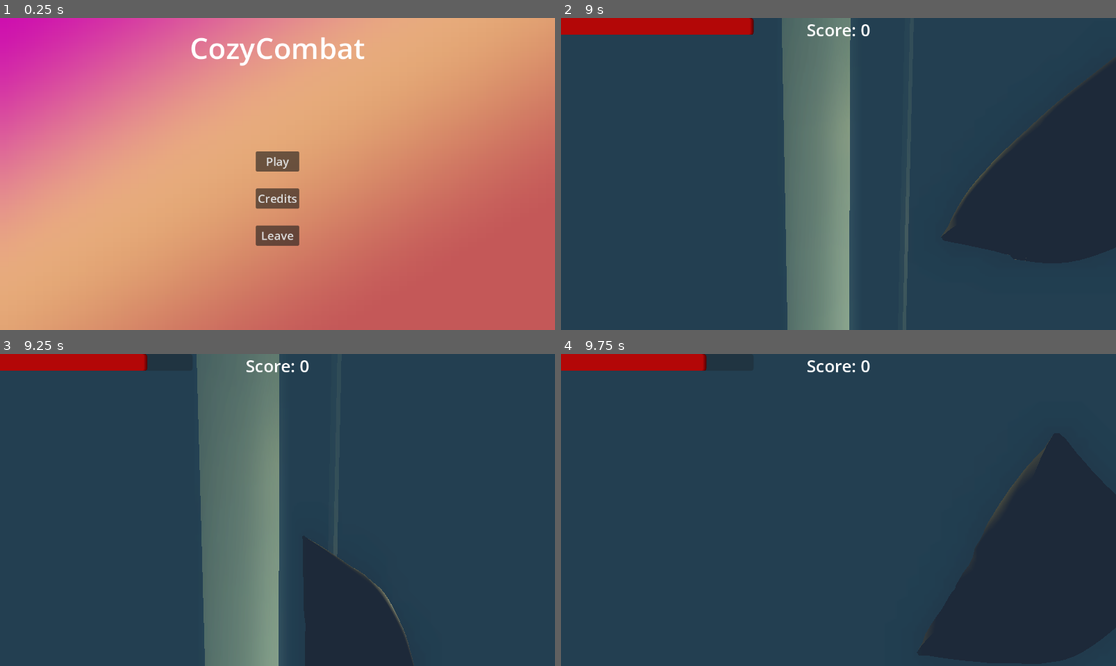
Above: before the commit, frames 1-4 (two rows, left to right).
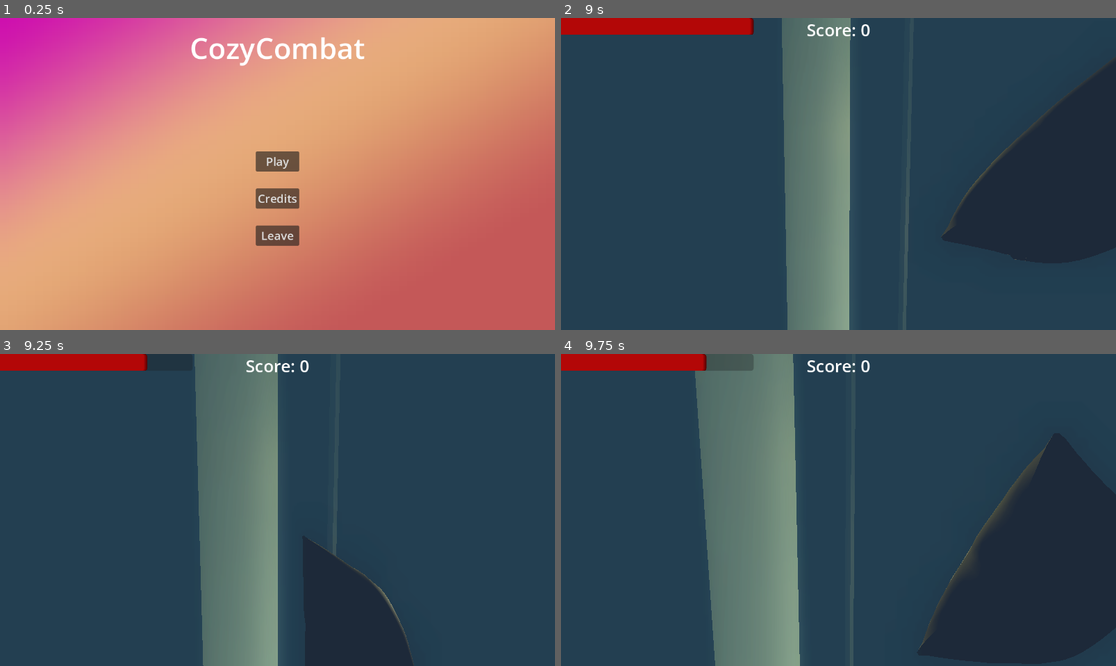
Above: after the commit, the same moments.

Repository: Mastermori/CozyCombat
Game: Godot game, scene res://UI/Menus/main_menu.tscn
Two runs of this game, one before a commit and one after it. Both use one fixed random seed, a clock stepped at 60 frames per second and the inputs below.
Inputs (mouse positions are in pixels of both pictures, inside the frame that each line leads up to):
- Up to frame 1 (0.25 s): no input
- Up to frame 2 (9 s): click "Play" at 0.5 s; tap Enter at 1.25, 6.5 s; move the mouse to (832, 180) at 1.27 s; press the mouse at (832, 180) at 1.28 s; hold W (move_forward) 1.28-3.53 s; tap Space (jump) at 1.52, 2.27, 3.77, 4.52, 5, 5.27, 6.77, 7.52, 8.27 s; move the mouse to (877, 177) at 2.02 s; release the mouse at (877, 177) at 2.03 s; click (877, 177) at 2.1 s; move the mouse to (794, 170) at 2.77 s; press the mouse at (794, 170) at 2.78 s; move the mouse to (844, 174) at 3.52 s; release the mouse at (844, 174) at 3.53 s; hold A (strafe_left) 3.53-4.28 s; click (844, 174) at 3.6 s; move the mouse to (816, 167) at 4.27 s; press the mouse at (816, 167) at 4.28 s; hold W (move_forward) 4.28-6.53 s; move the mouse to (866, 174) at 5.02 s; release the mouse at (866, 174) at 5.03 s; click (866, 174) at 5.1 s; move the mouse to (810, 174) at 5.77 s; press the mouse at (810, 174) at 5.78 s; move the mouse to (849, 167) at 6.52 s; release the mouse at (849, 167) at 6.53 s; hold D (strafe_right) 6.53-7.28 s; click (849, 167) at 6.6 s; move the mouse to (832, 180) at 7.27 s; press the mouse at (832, 180) at 7.28 s; hold W (move_forward) from 7.28 s (still down); move the mouse to (877, 177) at 8.02 s; release the mouse at (877, 177) at 8.03 s; click (877, 177) at 8.1 s; move the mouse to (794, 170) at 8.77 s; press the mouse at (794, 170) at 8.78 s
- Up to frame 3 (9.25 s): keep holding W (move_forward)
- Up to frame 4 (9.75 s): move the mouse to (844, 510) at 9.52 s; release W (move_forward) at 9.53 s; release the mouse at (844, 510) at 9.53 s; hold A (strafe_left) from 9.53 s (still down); click (844, 510) at 9.6 s

Frames 1-2 are identical in both runs. In frame 3, 0.6% of the frame differs, in the area x 35-61%, y 0-100%; in frame 4, 17%, in the area x 24-79%, y 0-100%.

Commit message:
attemted fix at enemy couchion physics lag

Diff:
--- a/Entities/Enemies/Enemy.gd
+++ b/Entities/Enemies/Enemy.gd
@@ -16,7 +16,9 @@
 
 	if not is_staggered():
 		calculate_movement_velocity()
-		look_at(Global.player.global_position)
+		var player_pos = Global.player.global_position
+		player_pos.y = global_position.y
+		look_at(player_pos)
 	else:
 		calculate_stagger_velocity()
 
